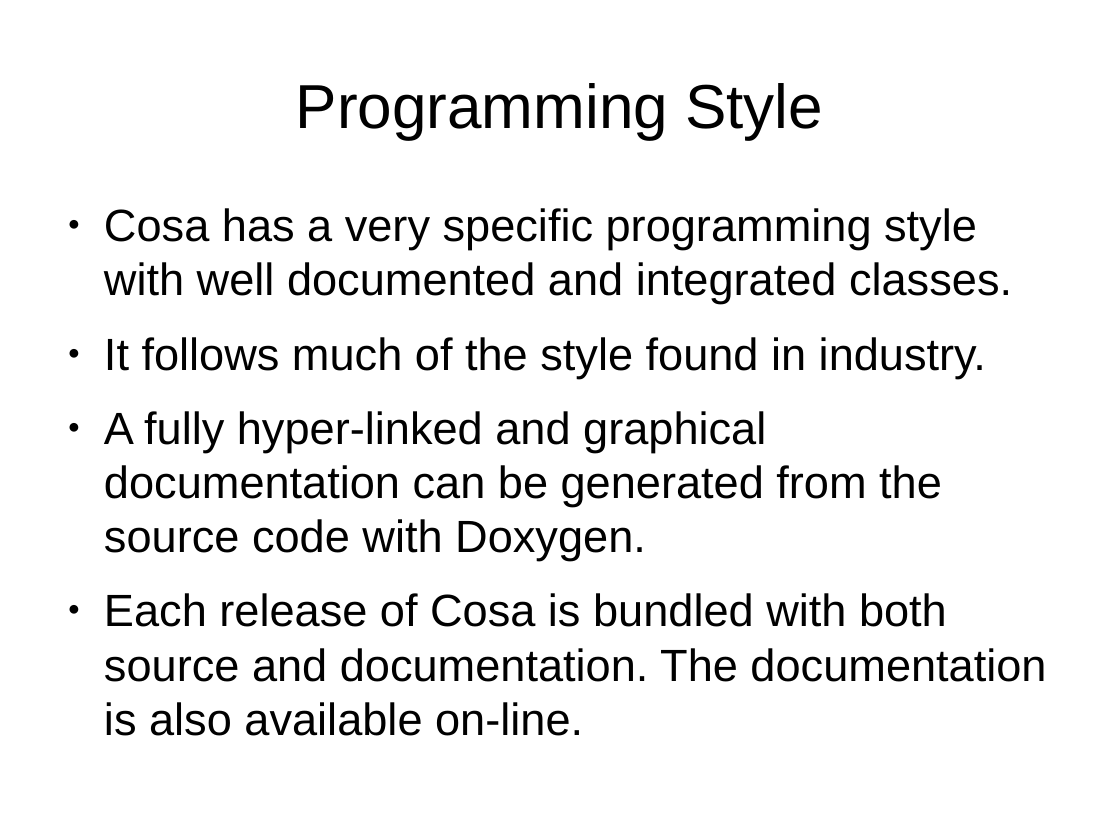
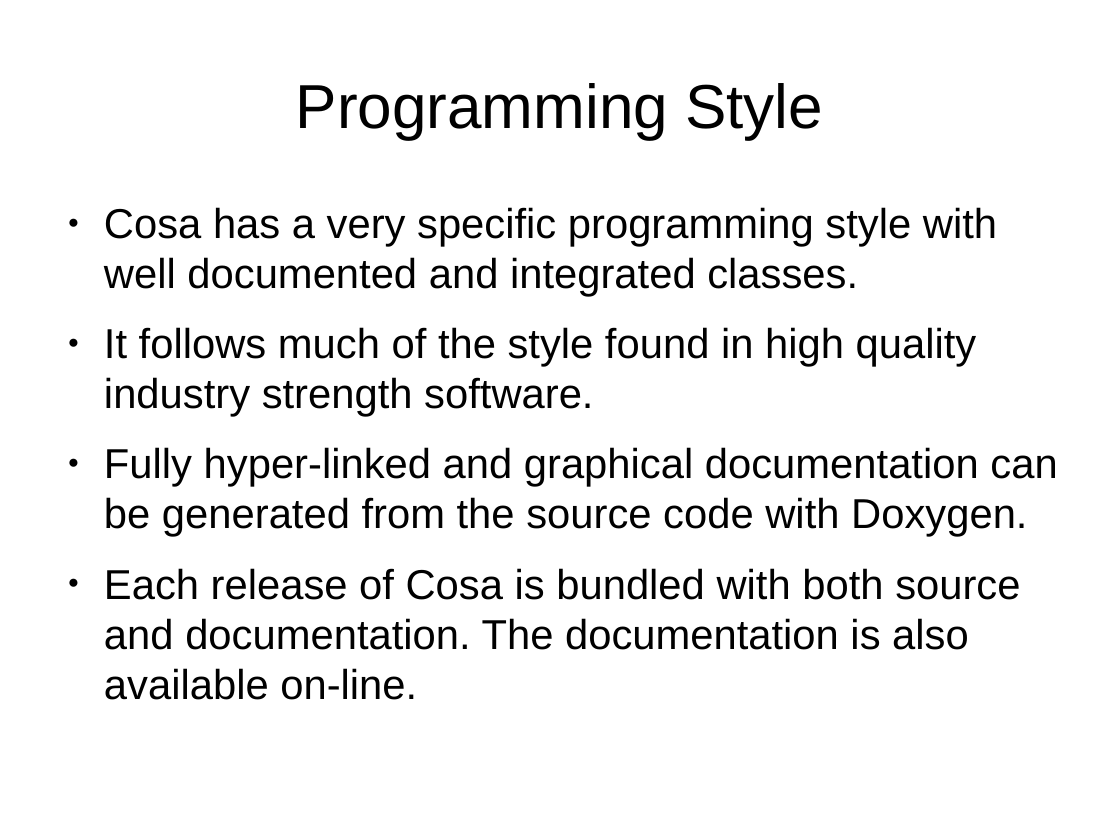
Before and after one commit to mikaelpatel/Cosa-Dolce, a slide deck: slide 4 of Lessons/00.Arduino-examples/Arduino-examples.odp. Drawn at 1120x840 pixels with LibreOffice and Linux fonts; fonts in the diff are those of the drawing. Boxes give left, top, right and bottom in pixels: in the first picture for what was removed or moved away, otherwise in the second. Text is boxed around its words. In the diff, an @@ line names an element or a change of style, - is before the commit and + after.

```diff
--- a/Lessons/00.Arduino-examples/Arduino-examples.odp
+++ b/Lessons/00.Arduino-examples/Arduino-examples.odp
@@ text at [104, 207, 1020, 700]: size 32 to 29.6 pt in "Cosa has a very specific programming style ...", "Each release of Cosa is bundled with ..." @@
@@ text at [104, 327, 1057, 537]: text changed; size 32 to 29.6 pt @@
-● It follows much of the style found in industry.
-● A fully hyper-linked and graphical documentation can be generated from the source code with Doxygen.
+● It follows much of the style found in high quality industry strength software.
+● Fully hyper-linked and graphical documentation can be generated from the source code with Doxygen.
```
Also in this commit, not shown: 6 other slides changed, 1 slide added, 7 other files.
